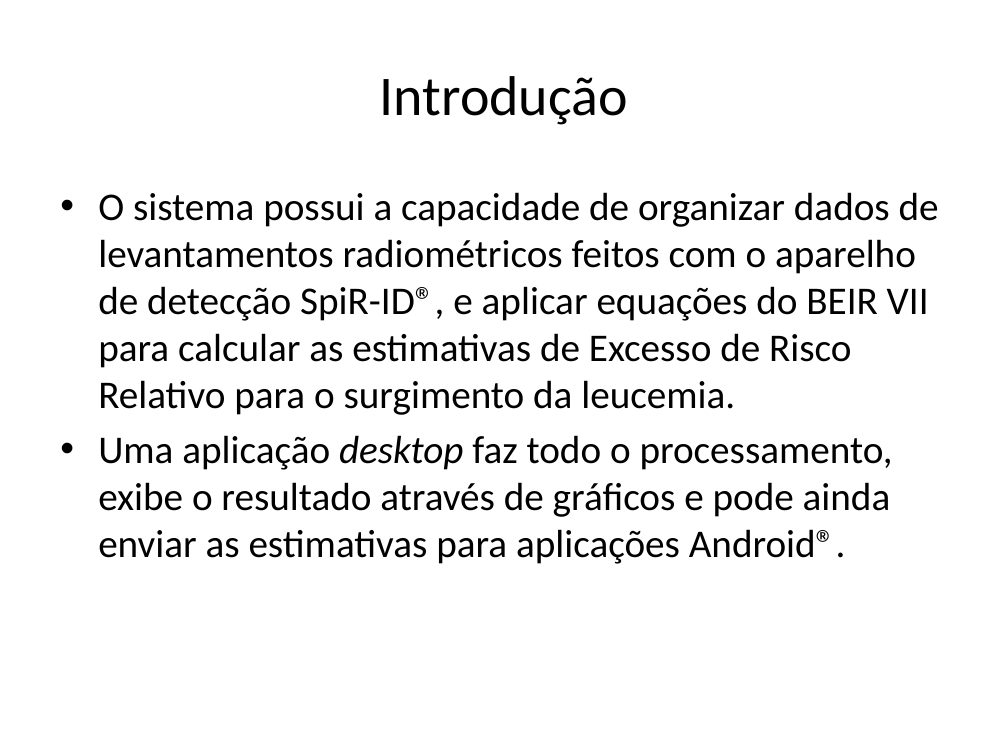
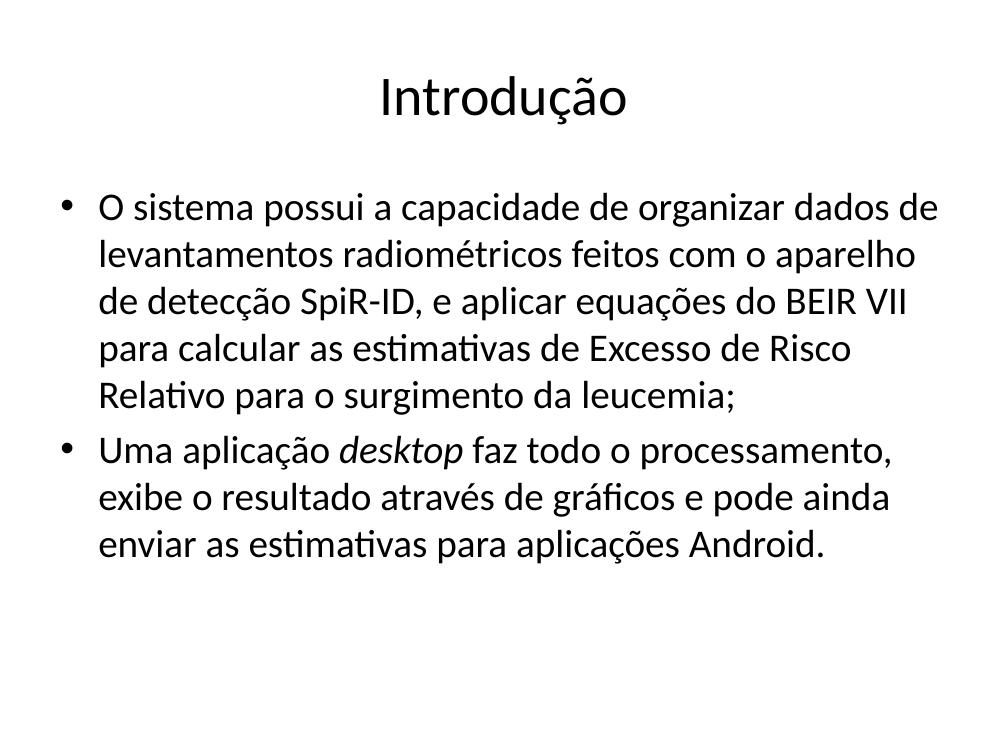
Before and after one commit to dioferreira/tcc, a slide deck: slide 3 of TCC_apresentação.pptx. Drawn at 1008x756 pixels with LibreOffice and Linux fonts; fonts in the diff are those of the drawing. Boxes give left, top, right and bottom in pixels: in the first picture for what was removed or moved away, otherwise in the second. Text is boxed around its words. In the diff, an @@ line names an element or a change of style, - is before the commit and + after.

```diff
--- a/TCC_apresentação.pptx
+++ b/TCC_apresentação.pptx
@@ text at (98, 192, 939, 564): text changed @@
-• O sistema possui a capacidade de organizar dados de levantamentos radiométricos feitos com o aparelho de detecção SpiR-ID®, e aplicar equações do BEIR VII para calcular as estimativas de Excesso de Risco Relativo para o surgimento da leucemia.
-• Uma aplicação desktop faz todo o processamento, exibe o resultado através de gráficos e pode ainda enviar as estimativas para aplicações Android®.
+• O sistema possui a capacidade de organizar dados de levantamentos radiométricos feitos com o aparelho de detecção SpiR-ID, e aplicar equações do BEIR VII para calcular as estimativas de Excesso de Risco Relativo para o surgimento da leucemia;
+• Uma aplicação desktop faz todo o processamento, exibe o resultado através de gráficos e pode ainda enviar as estimativas para aplicações Android.
```
Also in this commit, not shown: 10 other slides changed, 3 slides removed.
